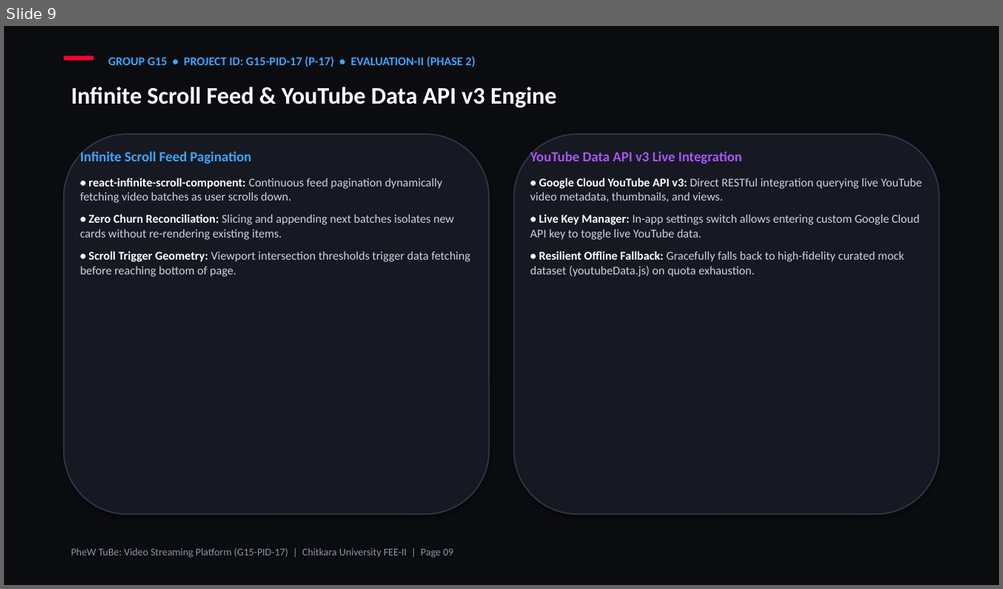
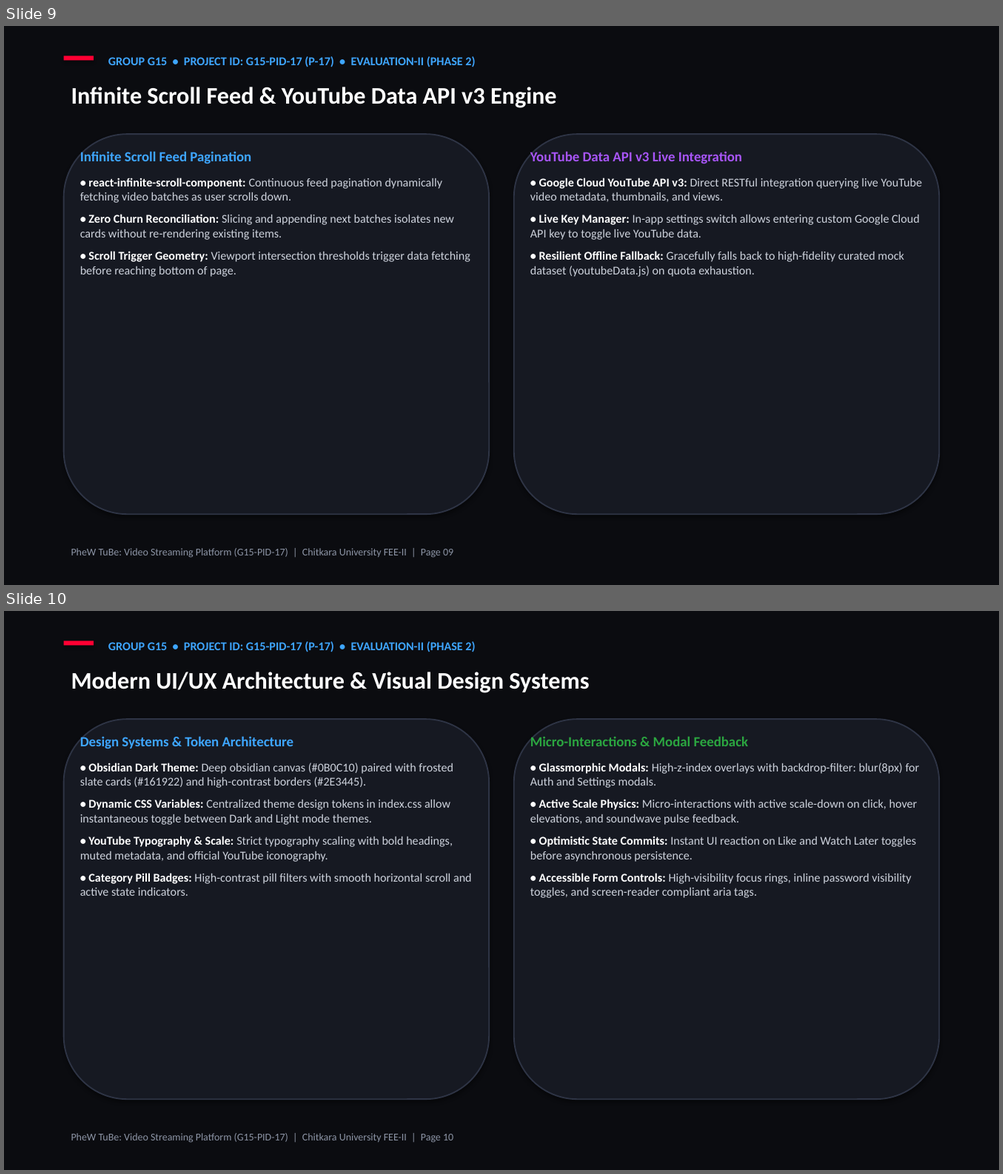
Before and after one commit to kishan-777/Front-End-Engineering_Evaluation-based-project, a slide deck: G15-PID-17.pptx. Shown one above the other, each under a label of ours: slide 9 before the commit, slides 9 and 10 after it. The pictures are 1003x589 and 1003x1174 pixels, drawn with LibreOffice and Linux fonts; fonts in the diff are those of the drawing. Boxes give left, top, right and bottom in pixels: in the first picture for what was removed or moved away, otherwise in the second. Text is boxed around its words. In the diff, an @@ line names an element or a change of style, - is before the commit and + after.

Commit message:
Add dedicated responsiveness slide with iPad Pro DevTools screenshot, total 12 slides

```diff
--- a/G15-PID-17.pptx
+++ b/G15-PID-17.pptx
@@ slide 10 added at <box>4,611,999,1170</box>, background #FFFFFF @@
@@ rectangle added at <box>4,611,999,1170</box>, fill #0B0C10 @@
@@ rectangle added at <box>64,641,94,645</box>, fill #FF0033 @@
@@ text added at <box>108,641,475,652</box>, 11.5 pt, text #3EA6FF, bold @@
+GROUP G15 • PROJECT ID: G15-PID-17 (P-17) • EVALUATION-II (PHASE 2)
@@ text added at <box>71,672,589,693</box>, 23 pt, text #FFFFFF, bold @@
+Modern UI/UX Architecture & Visual Design Systems
@@ rounded rectangle added at <box>64,719,489,1099</box>, fill #161922, outline #2E3445 1.3 pt @@
@@ rounded rectangle added at <box>514,719,939,1099</box>, fill #161922, outline #2E3445 1.3 pt @@
@@ text added at <box>80,736,472,896</box>, 11.5 pt, text #CDD2DC @@
+Design Systems & Token Architecture
+• Obsidian Dark Theme: Deep obsidian canvas (#0B0C10) paired with frosted slate cards (#161922) and high-contrast borders (#2E3445).
+• Dynamic CSS Variables: Centralized theme design tokens in index.css allow instantaneous toggle between Dark and Light mode themes.
+• YouTube Typography & Scale: Strict typography scaling with bold headings, muted metadata, and official YouTube iconography.
+• Category Pill Badges: High-contrast pill filters with smooth horizontal scroll and active state indicators.
@@ text added at <box>530,737,919,898</box>, 11.5 pt, text #CDD2DC @@
+Micro-Interactions & Modal Feedback
+• Glassmorphic Modals: High-z-index overlays with backdrop-filter: blur(8px) for Auth and Settings modals.
+• Active Scale Physics: Micro-interactions with active scale-down on click, hover elevations, and soundwave pulse feedback.
+• Optimistic State Commits: Instant UI reaction on Like and Watch Later toggles before asynchronous persistence.
+• Accessible Form Controls: High-visibility focus rings, inline password visibility toggles, and screen-reader compliant aria tags.
@@ text added at <box>71,1133,453,1143</box>, 10 pt, text #8C94A5 @@
+PheW TuBe: Video Streaming Platform (G15-PID-17) | Chitkara University FEE-II | Page 10
```
Also in this commit, not shown: 1 slide changed, 1 other file.
